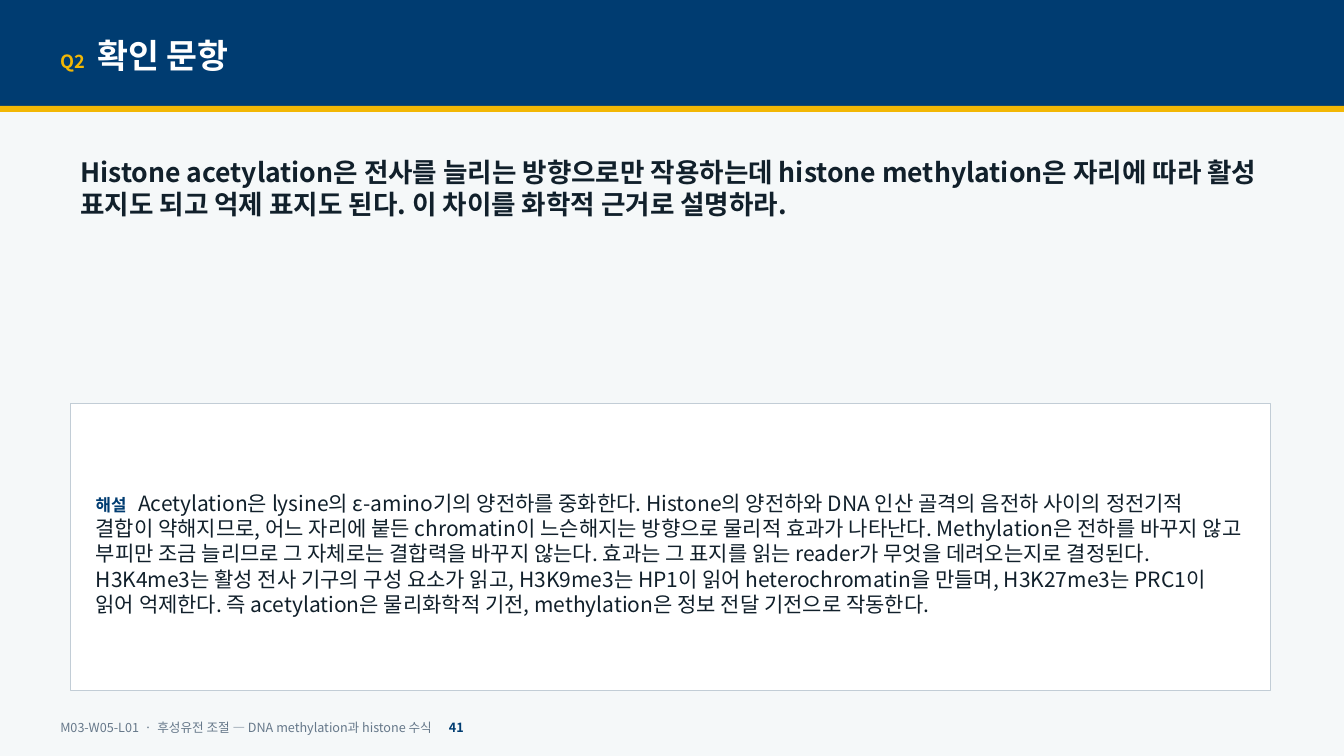
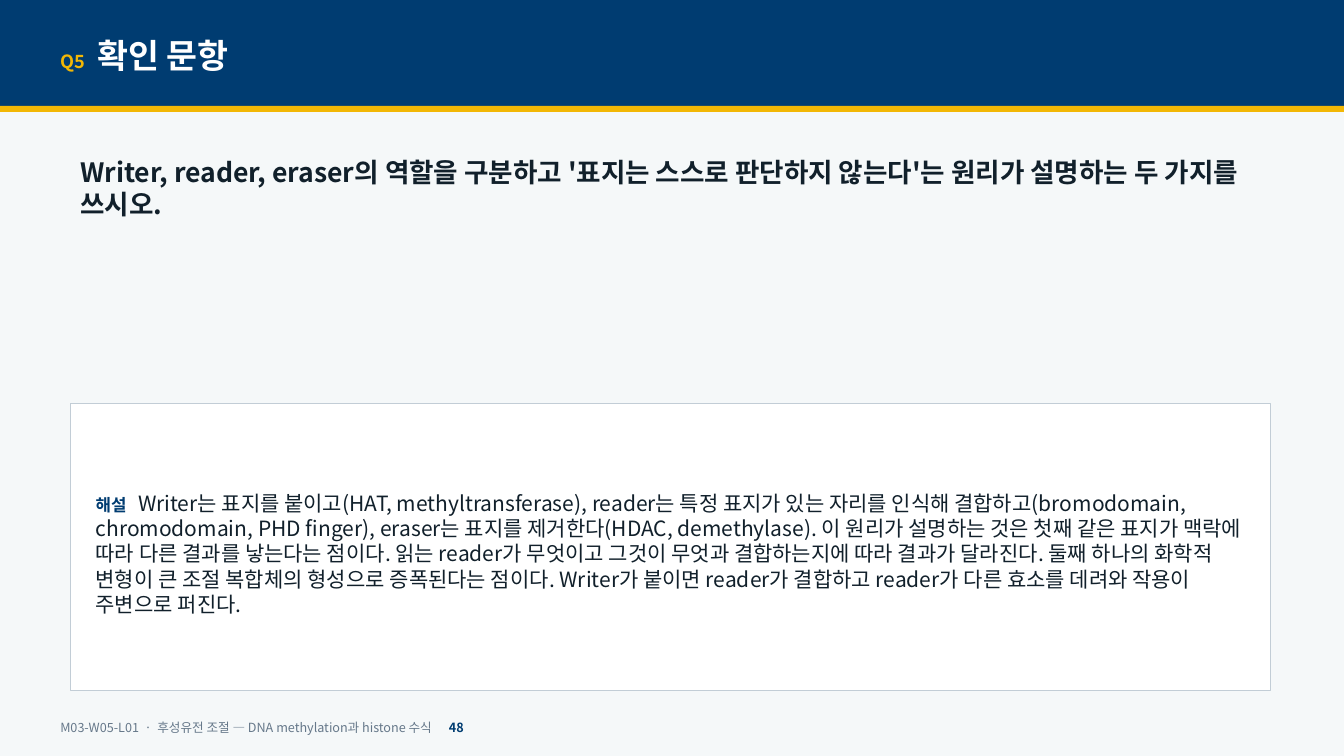
Before and after one commit to hoperiasd2/hoperiasd2.github.io, a slide deck: slide 48 of curriculum/M03/W05/L01/slides.pptx (slide 41 before the commit). Drawn at 1344x756 pixels with LibreOffice and Linux fonts; fonts in the diff are those of the drawing. Boxes give left, top, right and bottom in pixels: in the first picture for what was removed or moved away, otherwise in the second. Text is boxed around its words. In the diff, an @@ line names an element or a change of style, - is before the commit and + after.

```diff
--- a/curriculum/M03/W05/L01/slides.pptx
+++ b/curriculum/M03/W05/L01/slides.pptx
@@ text at <box>60,39,229,72</box>: text changed @@
-Q2 확인 문항
+Q5 확인 문항
@@ text at <box>80,159,1238,217</box>: text changed @@
-Histone acetylation은 전사를 늘리는 방향으로만 작용하는데 histone methylation은 자리에 따라 활성 표지도 되고 억제 표지도 된다. 이 차이를 화학적 근거로 설명하라.
+Writer, reader, eraser의 역할을 구분하고 '표지는 스스로 판단하지 않는다'는 원리가 설명하는 두 가지를 쓰시오.
@@ text in rectangle at <box>96,493,1241,614</box>: text changed @@
-해설 Acetylation은 lysine의 ε-amino기의 양전하를 중화한다. Histone의 양전하와 DNA 인산 골격의 음전하 사이의 정전기적 결합이 약해지므로, 어느 자리에 붙든 chromatin이 느슨해지는 방향으로 물리적 효과가 나타난다. Methylation은 전하를 바꾸지 않고 부피만 조금 늘리므로 그 자체로는 결합력을 바꾸지 않는다. 효과는 그 표지를 읽는 reader가 무엇을 데려오는지로 결정된다. H3K4me3는 활성 전사 기구의 구성 요소가 읽고, H3K9me3는 HP1이 읽어 heterochromatin을 만들며, H3K27me3는 PRC1이 읽어 억제한다. 즉 acetylation은 물리화학적 기전, methylation은 정보 전달 기전으로 작동한다.
+해설 Writer는 표지를 붙이고(HAT, methyltransferase), reader는 특정 표지가 있는 자리를 인식해 결합하고(bromodomain, chromodomain, PHD finger), eraser는 표지를 제거한다(HDAC, demethylase). 이 원리가 설명하는 것은 첫째 같은 표지가 맥락에 따라 다른 결과를 낳는다는 점이다. 읽는 reader가 무엇이고 그것이 무엇과 결합하는지에 따라 결과가 달라진다. 둘째 하나의 화학적 변형이 큰 조절 복합체의 형성으로 증폭된다는 점이다. Writer가 붙이면 reader가 결합하고 reader가 다른 효소를 데려와 작용이 주변으로 퍼진다.
@@ text at <box>60,721,464,735</box>: text changed @@
-M03-W05-L01 · 후성유전 조절 — DNA methylation과 histone 수식 41
+M03-W05-L01 · 후성유전 조절 — DNA methylation과 histone 수식 48
```
Also in this commit, not shown: 42 other slides changed, 8 slides added, 5 slides removed, 17 other files.
